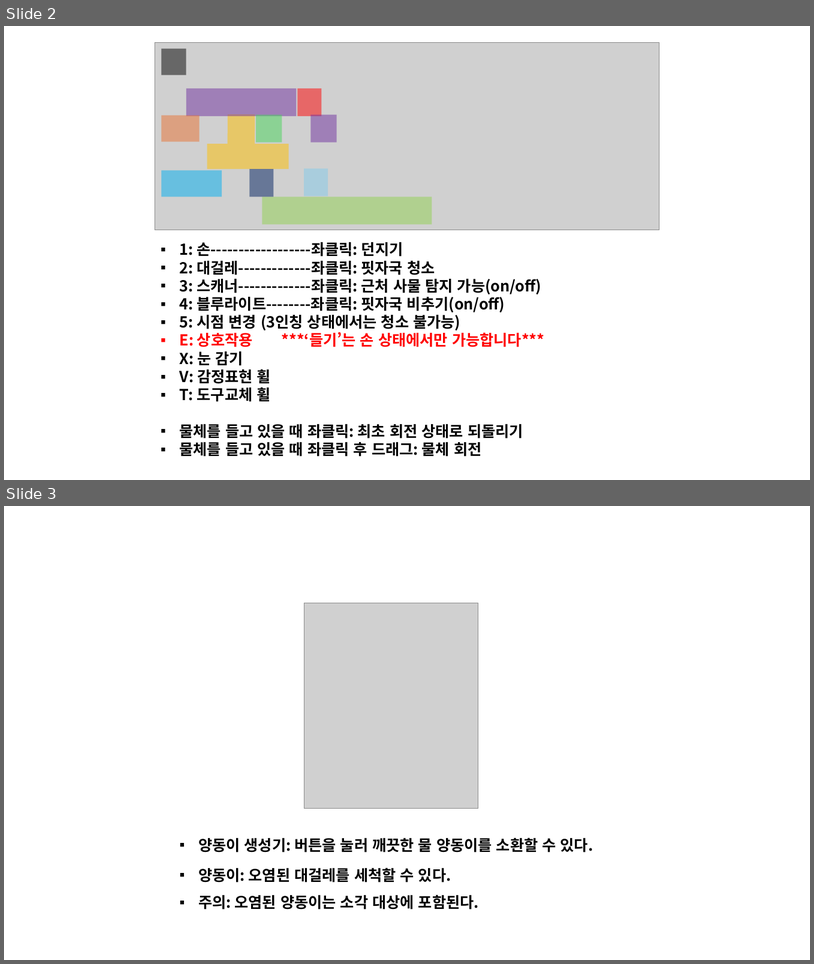
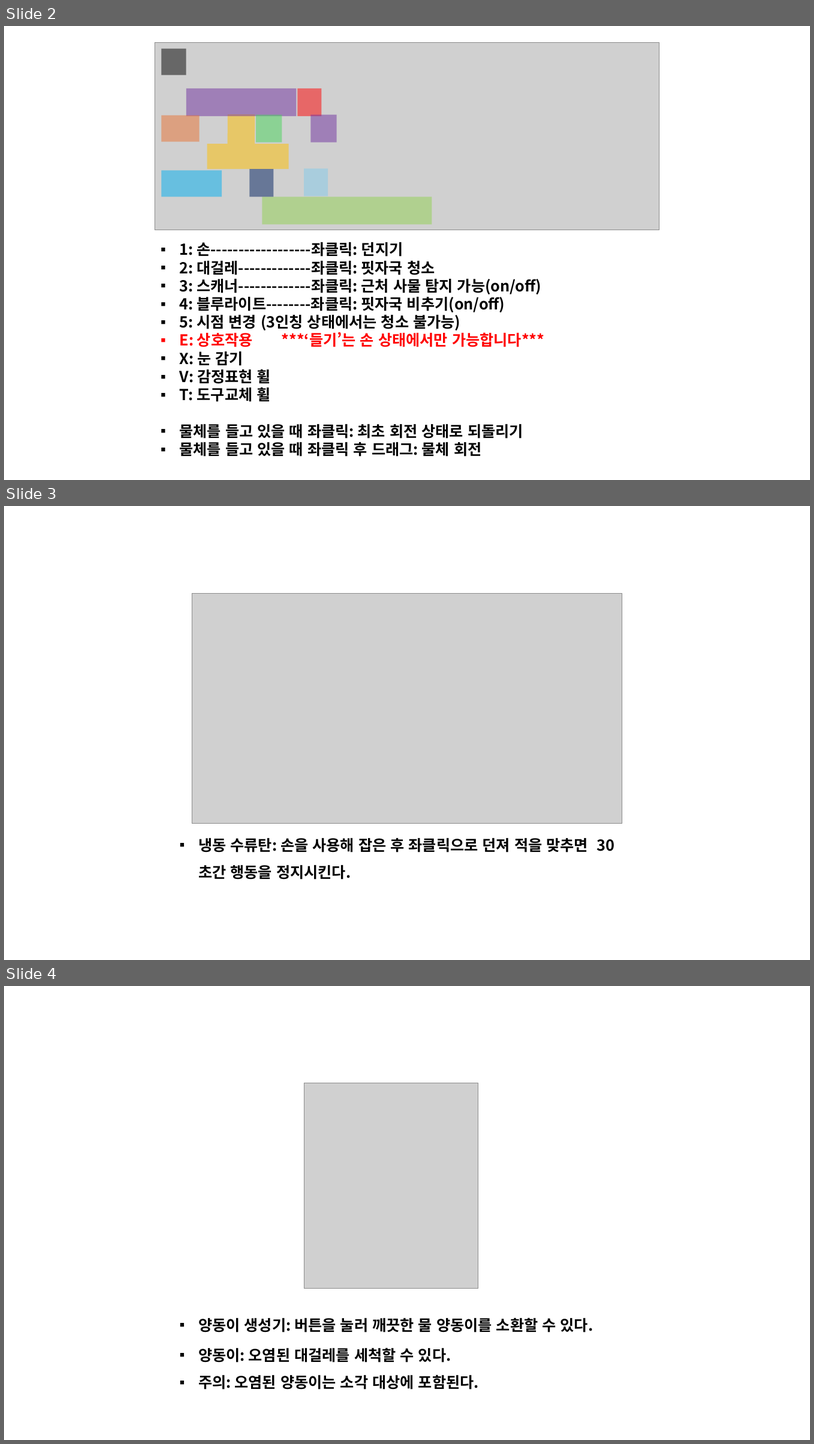
Before and after one commit to CrograNM/_CCD, a slide deck: 문서/CCD 설명서.pptx. Shown one above the other, each under a label of ours: slides 2 and 3 before the commit, slides 2, 3 and 4 after it. The pictures are 814x964 and 814x1444 pixels, drawn with LibreOffice and Linux fonts; fonts in the diff are those of the drawing; grey boxes stand for pictures; background and template pictures are left out. Boxes give left, top, right and bottom in pixels: in the first picture for what was removed or moved away, otherwise in the second. Text is boxed around its words. In the diff, an @@ line names an element or a change of style, - is before the commit and + after.

```diff
--- a/문서/CCD 설명서.pptx
+++ b/문서/CCD 설명서.pptx
@@ slide 3 added at (x1=4, y1=506, x2=810, y2=960), background picture (left out) @@
@@ picture added at (x1=192, y1=594, x2=622, y2=823) @@
@@ text added at (x1=198, y1=838, x2=589, y2=879), 18 pt, text #000000, bold @@
+▪ 냉동 수류탄: 손을 사용해 잡은 후 좌클릭으로 던져 적을 맞추면 30초간 행동을 정지시킨다.
@@ what was slide 3 is now slide 4 @@
```
Also in this commit, not shown: 1 other file.
